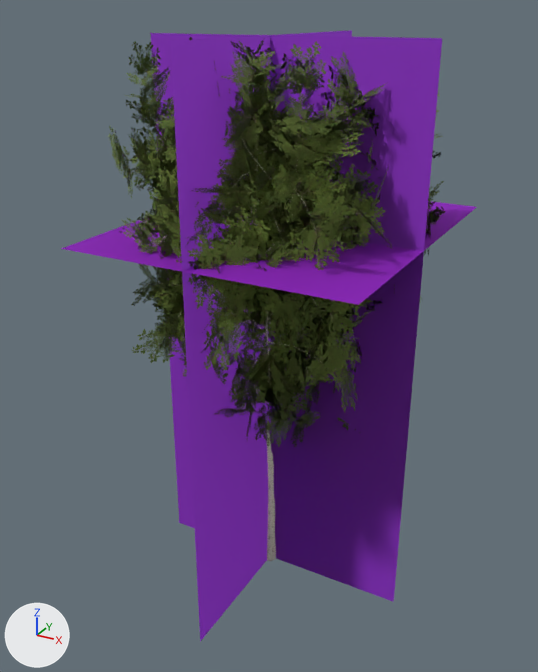
Renders of the glTF model data/models/board/vegetation/birch-tall.glb from each side of a commit.
Camera for both pictures: a 50 mm camera at (17.8, -32.4, 31.1) aimed at (-0.2, 0.3, 14.8). Lighting does not change. The marker at lower left points along +X, +Y and +Z. The first picture is the older version. Where no turn or scale is listed for an object, it has been applied to the vertices. Vertices at exactly the same position are counted once.

In view in the first picture: 'birch-tall-lod0.001', 'birch-tall-lod1.001', 'birch-tall-lod2.001', 'birch-tall-lod3.001'.
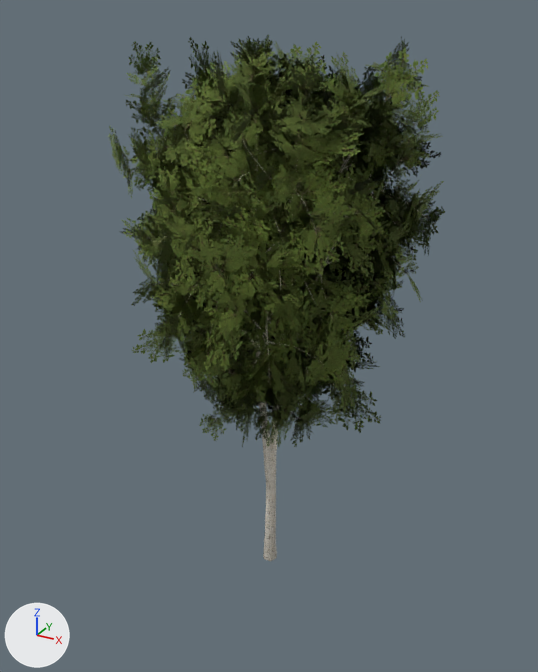
Where the change shows, as pixel boxes (x1, y1, x2, y2) in the pictures (538 x 672 px; the box of a moved part takes in the faces that stretch with it):
'birch-tall-lod3.001', reshaped, recoloured (not visible afterwards)
    before: (61, 30, 477, 641)
part 1 of me_birch_tall_lod3, moved or reshaped (not visible afterwards)
    before: (61, 201, 477, 305)
part 2 of me_birch_tall_lod3, recoloured (purple)
    before: (61, 30, 477, 641)

Edits to the bpy script that builds the scene:
```text
Change me_birch_tall_lod3:
    where me_birch_tall_lod3.from_pydata(...)  # 12 vertices, 6 faces; spans x -6.8..8.1, y -7.8..9.5, z 0.0..30.0
    used by ob_birch_tall_lod3_001; location = (0.0, 0.0, 0.0)
    me_birch_tall_lod3 part 1: the loose piece of 4 vertices spanning x -6.8..8.1, y -7.8..9.5, z 20.9 is moved by (0.0, 0.0, -0.4)
    me_birch_tall_lod3 part 2: 6 faces centred in x -1.9..3.1, y -2.0..3.8, z 10.0..20.9 are repainted in the vertex colours; the middle colour goes from purple #b53bff to pink #fd35cf
```
